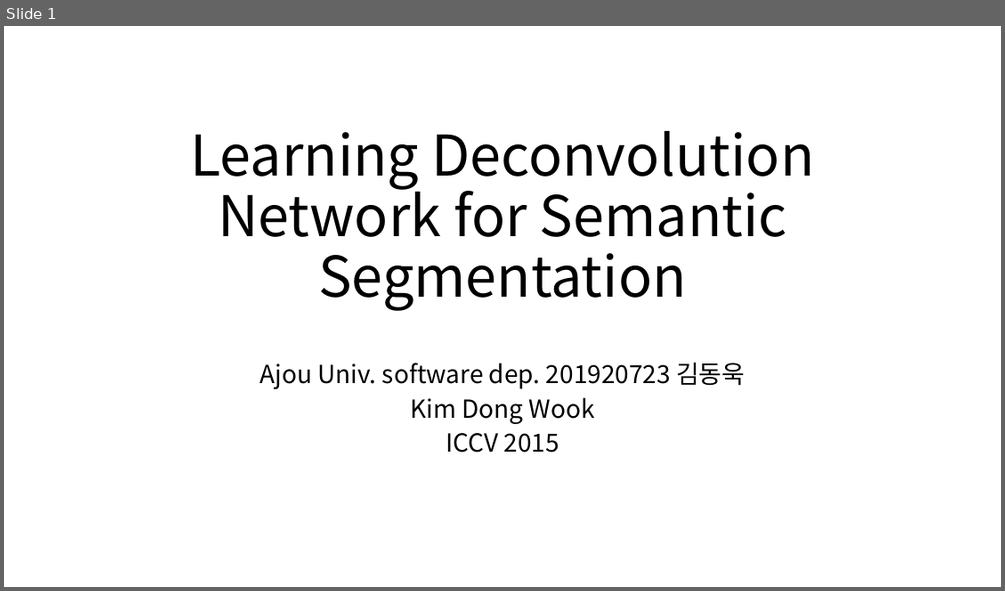
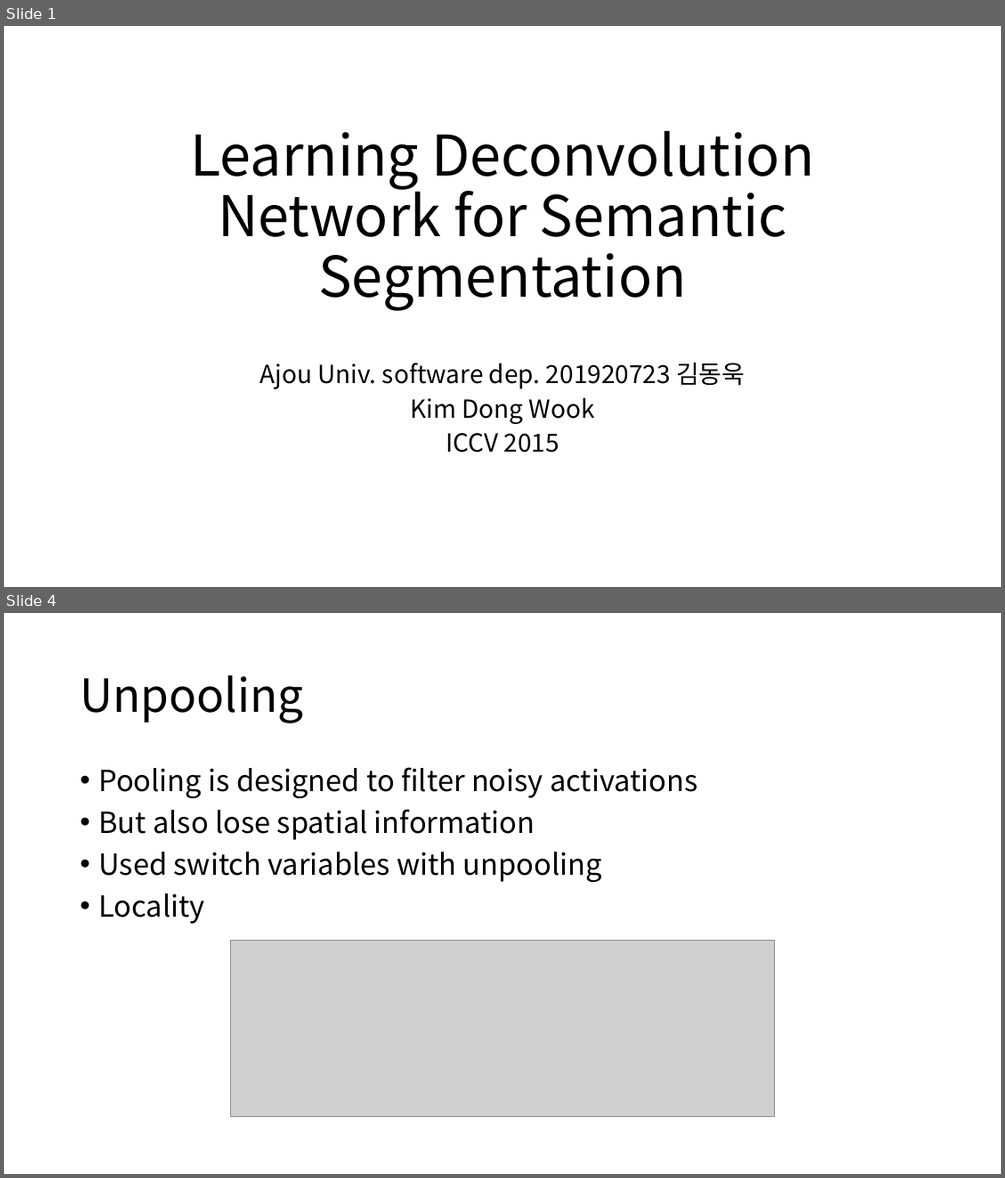
Before and after one commit to kyle1213/deep-learning-study, a slide deck: Deconvolution Net.pptx. Shown one above the other, each under a label of ours: slide 1 before the commit, slides 1 and 4 after it; the slides between them are not shown. The pictures are 1005x591 and 1005x1178 pixels, drawn with LibreOffice and Linux fonts; fonts in the diff are those of the drawing; grey boxes stand for pictures. Boxes give left, top, right and bottom in pixels: in the first picture for what was removed or moved away, otherwise in the second. Text is boxed around its words. In the diff, an @@ line names an element or a change of style, - is before the commit and + after.

```diff
--- a/Deconvolution Net.pptx
+++ b/Deconvolution Net.pptx
@@ slide 4 added at (x1=4, y1=613, x2=1001, y2=1174), background #FFFFFF @@
@@ title added at (x1=80, y1=675, x2=303, y2=723), 44 pt, text #000000 @@
+Unpooling
@@ text added at (x1=98, y1=767, x2=697, y2=924), 28 pt, text #000000 @@
+• Pooling is designed to filter noisy activations
+• But also lose spatial information
+• Used switch variables with unpooling
+• Locality
@@ picture added at (x1=231, y1=941, x2=775, y2=1116) @@
```
Also in this commit, not shown: 7 other slides added.
